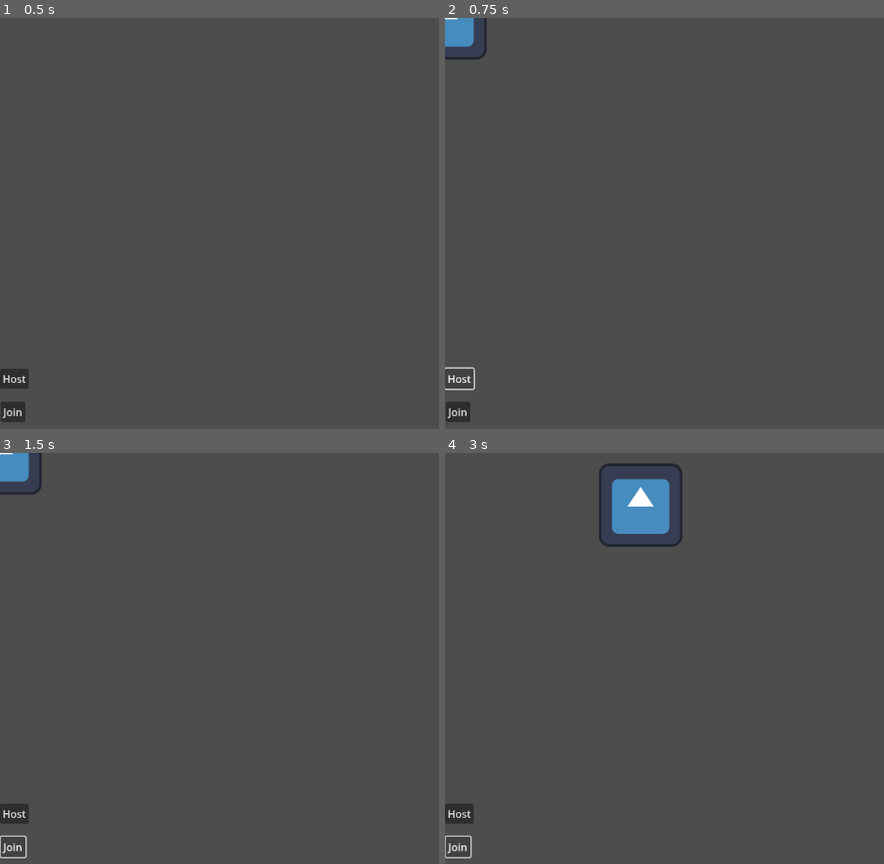
Above: before the commit, frames 1-4 (two rows, left to right).
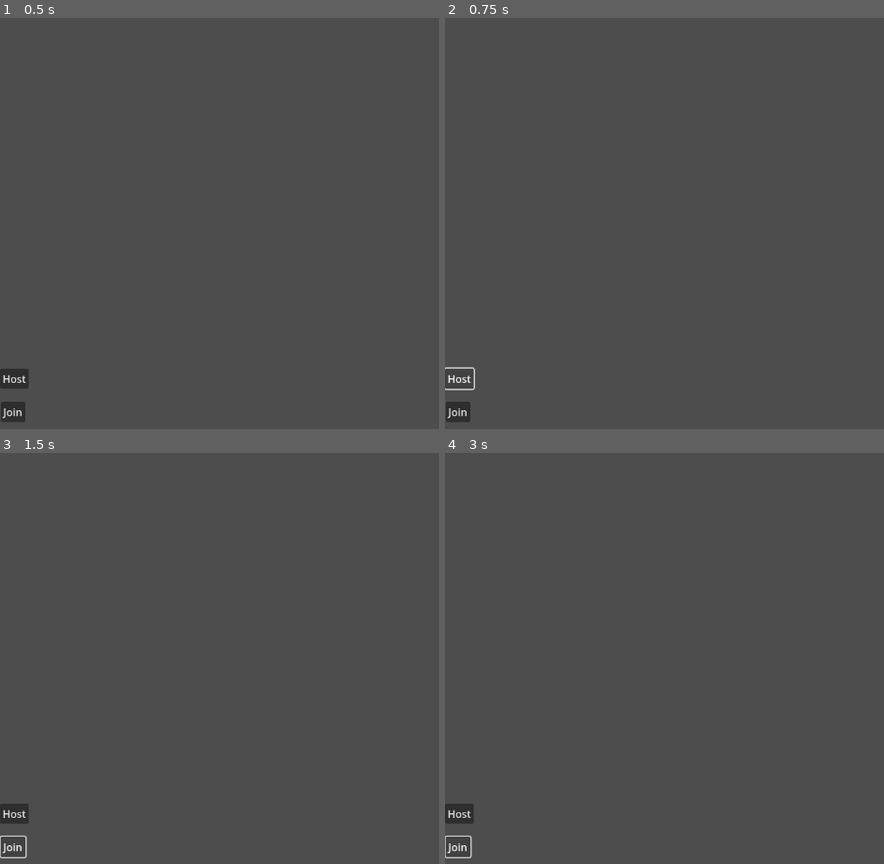
Above: after the commit, the same moments.

Repository: TNTeon/Jeopardy
Game: Godot game, scene res://Tests/PhoneAppTests/Multiplayer_test.tscn
Two runs of this game, one before a commit and one after it. Both use one fixed random seed, a clock stepped at 60 frames per second and the inputs below. The project has no main scene, so this scene is started directly. The engine's default icon, where the game draws it, is replaced by a stand-in: a white triangle on a blue panel in a dark square.
Inputs:
- Up to frame 1 (0.5 s): no input
- Up to frame 2 (0.75 s): click "Host" at 0.5 s
- Up to frame 3 (1.5 s): click "Join" at 1.25 s
- Up to frame 4 (3 s): hold Right (ui_right) 2.03-2.78 s; hold Down (ui_down) from 2.78 s (still down)

Frame 1 is identical in both runs. In frame 2, 0.6% of the frame differs, in the area x 0-10%, y 0-11%; in frame 3, 0.6%; in frame 4, 2.3%, in the area x 35-54%, y 2-23%.

Commit message:
stuff 'n things

Diff:
--- /dev/null
+++ b/Classes/Main.tscn
@@ -0,0 +1,9 @@
+[gd_scene format=3 uid="uid://byxw8legprm5s"]
+
+[node name="Main" type="Control"]
+layout_mode = 3
+anchors_preset = 15
+anchor_right = 1.0
+anchor_bottom = 1.0
+grow_horizontal = 2
+grow_vertical = 2
--- a/Classes/PhoneApp/client_app.gd
+++ b/Classes/PhoneApp/client_app.gd
@@ -2,9 +2,16 @@
 
 @export var startTimer : bool
 @export var timeDisplay : Label
+@export var time : float = 0
 
-var time : float = 0
 var updateTime : bool = true
+var peer = ENetMultiplayerPeer.new()
+
+func _enter_tree():
+	set_multiplayer_authority(name.to_int())
+
+	peer.create_client("localhost",135)
+	multiplayer.multiplayer_peer = peer
 
 func _physics_process(delta: float):
 	if updateTime:
--- a/Classes/PhoneApp/client_app.tscn
+++ b/Classes/PhoneApp/client_app.tscn
@@ -1,6 +1,14 @@
-[gd_scene load_steps=2 format=3 uid="uid://bltllxglv3i8s"]
+[gd_scene load_steps=3 format=3 uid="uid://bltllxglv3i8s"]
 
 [ext_resource type="Script" uid="uid://cg2yfnvvy6bou" path="res://Classes/PhoneApp/client_app.gd" id="1_0s22c"]
+
+[sub_resource type="SceneReplicationConfig" id="SceneReplicationConfig_0s22c"]
+properties/0/path = NodePath("ColorRect/VBoxContainer/Button:button_pressed")
+properties/0/spawn = true
+properties/0/replication_mode = 1
+properties/1/path = NodePath(".:time")
+properties/1/spawn = true
+properties/1/replication_mode = 1
 
 [node name="Client_app" type="Control"]
 layout_mode = 3
@@ -11,7 +19,6 @@
 grow_vertical = 2
 size_flags_horizontal = 3
 script = ExtResource("1_0s22c")
-startTimer = true
 
 [node name="ColorRect" type="ColorRect" parent="."]
 layout_mode = 1
@@ -61,4 +68,7 @@
 ignore_rotation = false
 zoom = Vector2(0.405, 0.405)
 
+[node name="MultiplayerSynchronizer" type="MultiplayerSynchronizer" parent="."]
+replication_config = SubResource("SceneReplicationConfig_0s22c")
+
 [connection signal="pressed" from="ColorRect/VBoxContainer/Button" to="." method="_on_button_pressed"]
--- /dev/null
+++ b/Classes/main.gd
@@ -0,0 +1 @@
+extends Control
--- a/Tests/PhoneAppTests/Multiplayer_test.tscn
+++ b/Tests/PhoneAppTests/Multiplayer_test.tscn
@@ -1,11 +1,11 @@
 [gd_scene load_steps=3 format=3 uid="uid://rib2gtn4nejr"]
 
 [ext_resource type="Script" uid="uid://c1kba8ucre2xy" path="res://Tests/PhoneAppTests/multiplayer_test.gd" id="1_nhrq5"]
-[ext_resource type="PackedScene" uid="uid://ckdp72001dn6g" path="res://Tests/PhoneAppTests/godotMultiplayerTutorial.tscn" id="2_40i6d"]
+[ext_resource type="PackedScene" uid="uid://bltllxglv3i8s" path="res://Classes/PhoneApp/client_app.tscn" id="2_u43r2"]
 
 [node name="MultiplayerTest" type="Node2D"]
 script = ExtResource("1_nhrq5")
-player_scene = ExtResource("2_40i6d")
+player_scene = ExtResource("2_u43r2")
 
 [node name="Host" type="Button" parent="."]
 offset_top = 538.0
@@ -21,7 +21,7 @@
 text = "Join"
 
 [node name="MultiplayerSpawner" type="MultiplayerSpawner" parent="."]
-_spawnable_scenes = PackedStringArray("uid://ckdp72001dn6g")
+_spawnable_scenes = PackedStringArray("uid://bltllxglv3i8s")
 spawn_path = NodePath("..")
 
 [connection signal="pressed" from="Host" to="." method="_on_host_pressed"]
--- a/Tests/PhoneAppTests/multiplayer_test.gd
+++ b/Tests/PhoneAppTests/multiplayer_test.gd
@@ -2,21 +2,16 @@
 
 var peer = ENetMultiplayerPeer.new()
 @export var player_scene: PackedScene
-
-
-func _on_host_pressed():
+func _enter_tree():
 	peer.create_server(135)
 	multiplayer.multiplayer_peer = peer
 
 	multiplayer.peer_connected.connect(_add_player)
-	_add_player()
 
 func _add_player(id = 1):
 	var player = player_scene.instantiate()
 	player.name = str(id)
 	call_deferred("add_child",player)
 
-
-func _on_join_pressed():
-	peer.create_client("localhost",135)
-	multiplayer.multiplayer_peer = peer
+func _physics_process(_delta):
+	print(self.get_children())
Not shown, added: Classes/main.gd.uid
